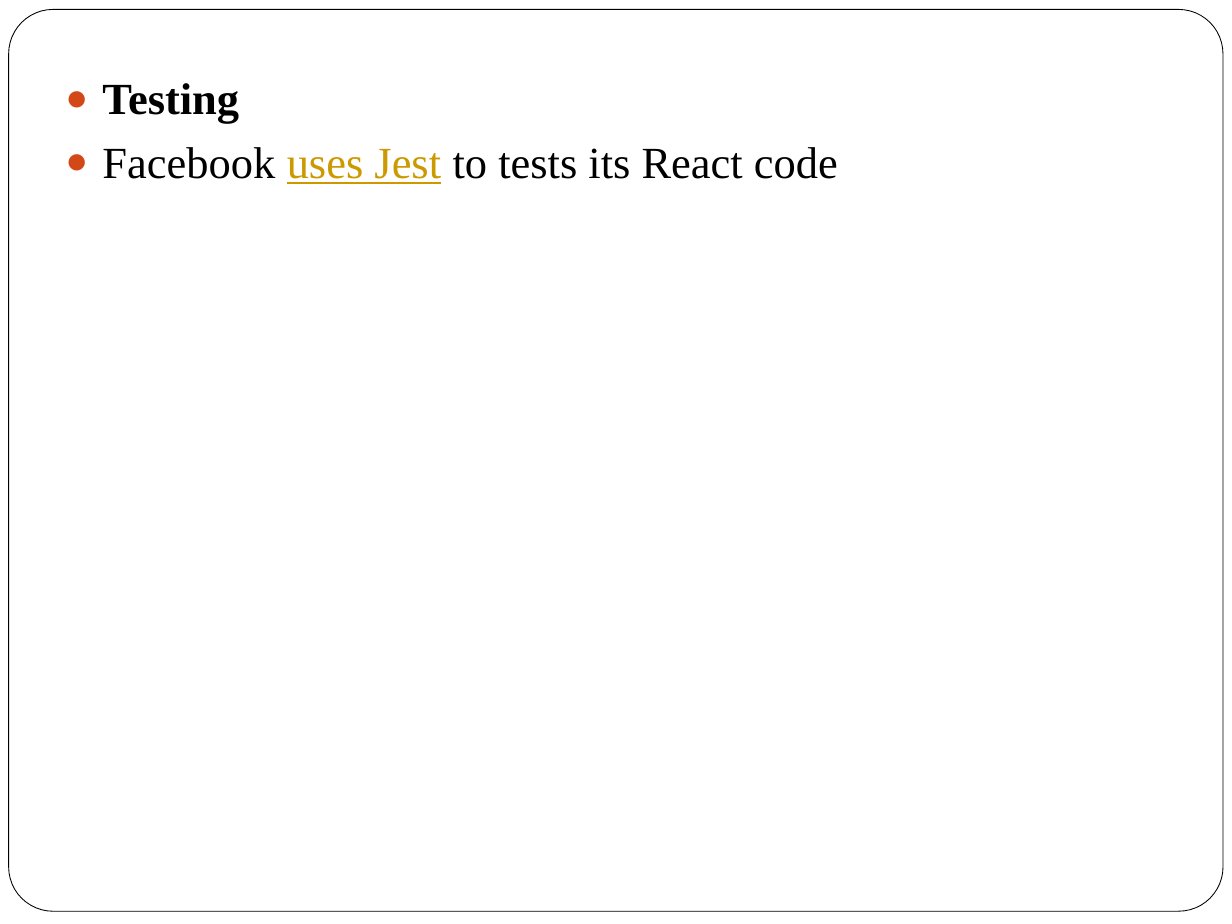
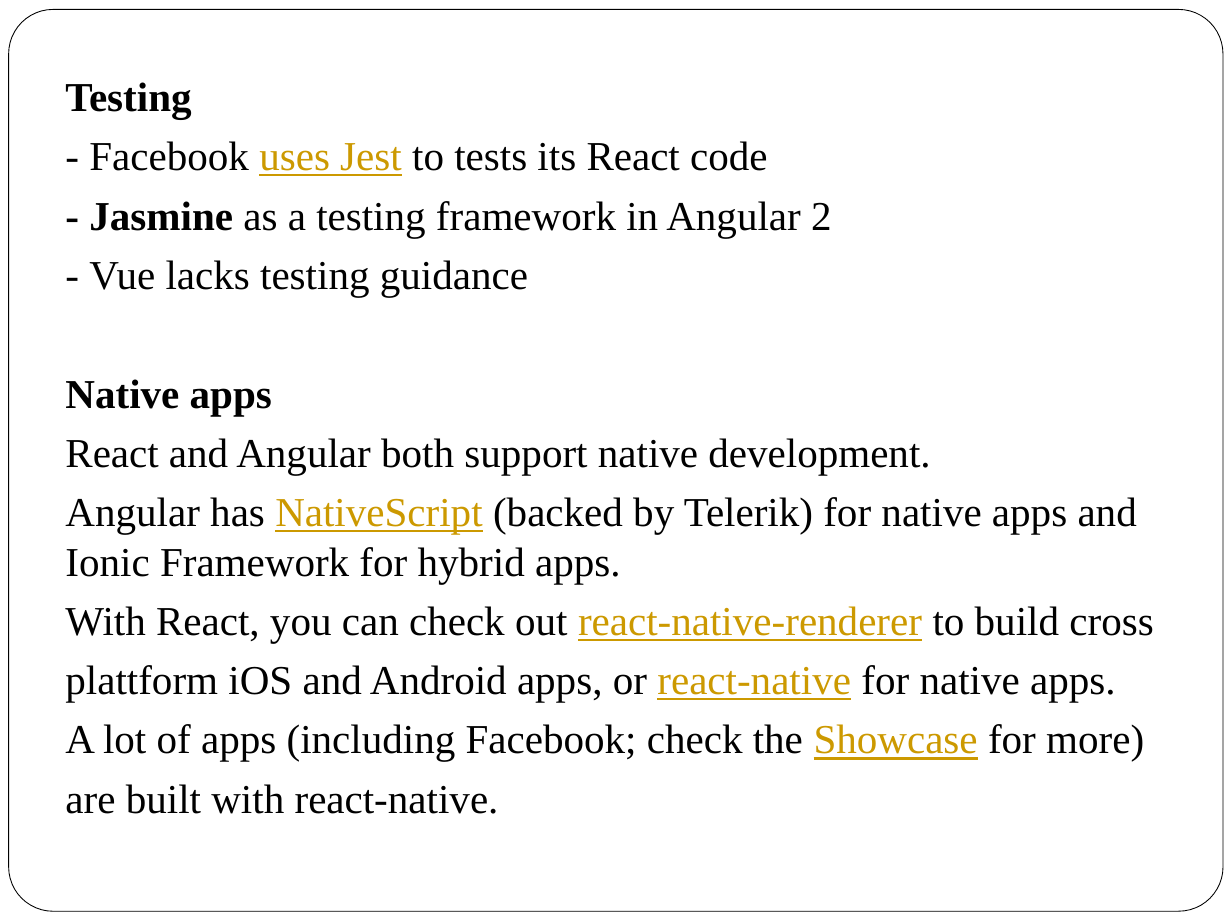
Before and after one commit to voquocduoc/compare-vue-react-angular, a slide deck: slide 11 of Slide.pptx. Drawn at 1232x924 pixels with LibreOffice and Linux fonts; fonts in the diff are those of the drawing. Boxes give left, top, right and bottom in pixels: in the first picture for what was removed or moved away, otherwise in the second. Text is boxed around its words. In the diff, an @@ line names an element or a change of style, - is before the commit and + after.

```diff
--- a/Slide.pptx
+++ b/Slide.pptx
@@ text at bbox=[65, 82, 191, 119]: size 26 to 24.1 pt in "Testing"; bullet ● to none @@
@@ text at bbox=[65, 141, 1153, 814]: text changed; size 26 to 24.1 pt @@
-● Facebook uses Jest to tests its React code
+- Facebook uses Jest to tests its React code
+- Jasmine as a testing framework in Angular 2
+- Vue lacks testing guidance
+Native apps
+React and Angular both support native development.
+Angular has NativeScript (backed by Telerik) for native apps and Ionic Framework for hybrid apps.
+With React, you can check out react-native-renderer to build cross
+plattform iOS and Android apps, or react-native for native apps.
+A lot of apps (including Facebook; check the Showcase for more)
+are built with react-native.
```
Also in this commit, not shown: 5 other slides changed.
